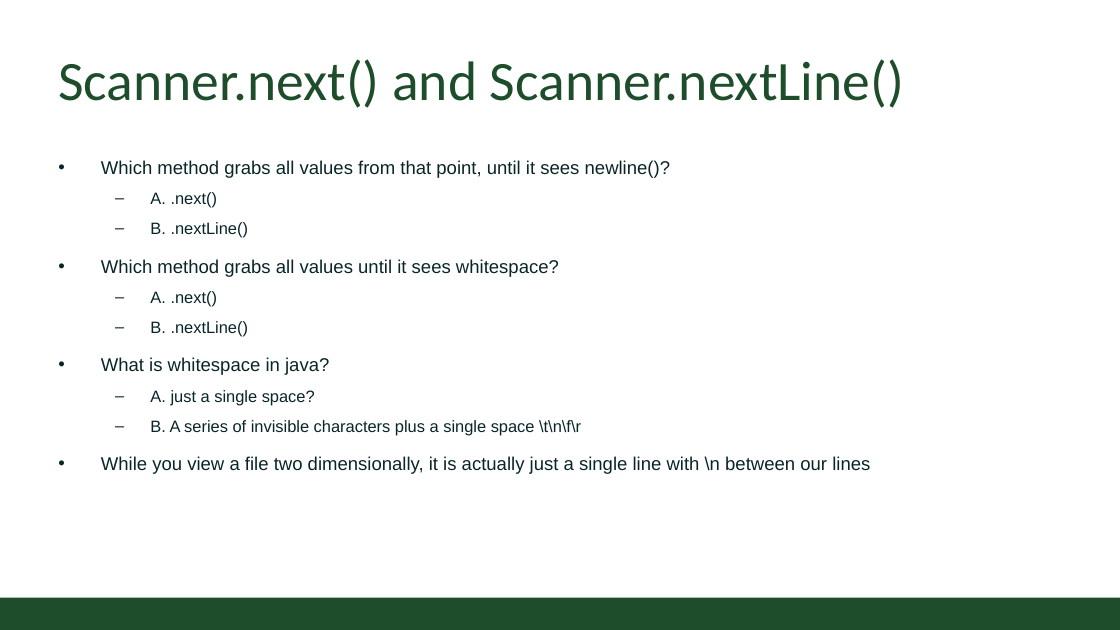
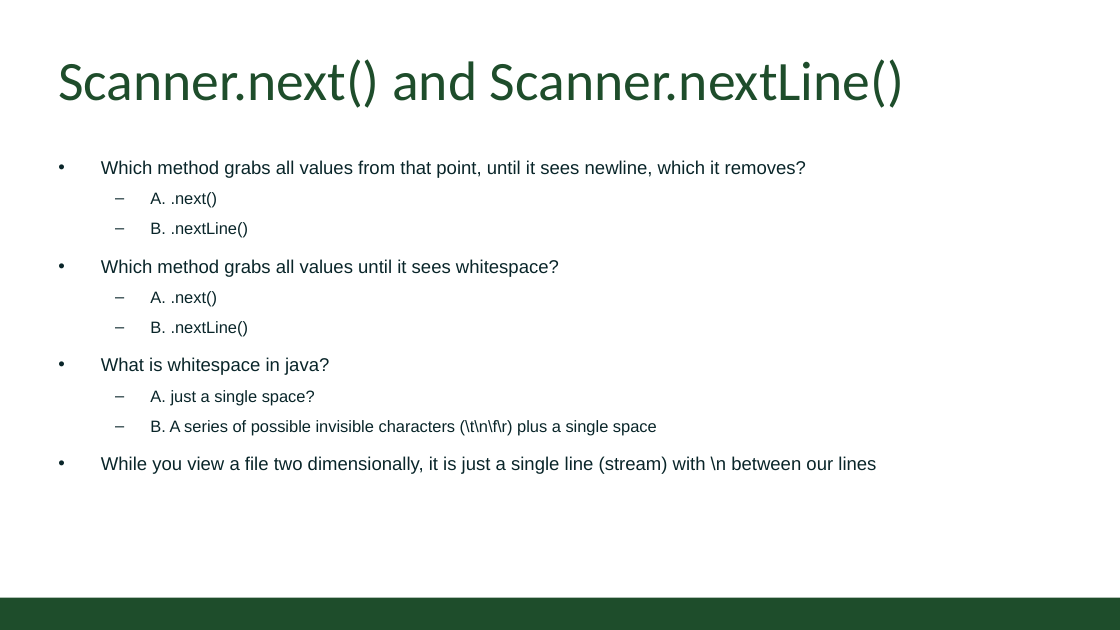
Before and after one commit to CSU-CompSci-CS163-4/Handouts, a slide deck: slide 9 of slides/On-Campus/ReviewSessionUnit2_2021.pptx. Drawn at 1120x630 pixels with LibreOffice and Linux fonts; fonts in the diff are those of the drawing; background and template pictures are left out. Boxes give left, top, right and bottom in pixels: in the first picture for what was removed or moved away, otherwise in the second. Text is boxed around its words. In the diff, an @@ line names an element or a change of style, - is before the commit and + after.

Commit message:
just updating minor changes from lecture

```diff
--- a/slides/On-Campus/ReviewSessionUnit2_2021.pptx
+++ b/slides/On-Campus/ReviewSessionUnit2_2021.pptx
@@ text at <box>101,160,806,178</box>: text changed @@
-• Which method grabs all values from that point, until it sees newline()?
+• Which method grabs all values from that point, until it sees newline, which it removes?
@@ text at <box>101,420,876,474</box>: text changed @@
-  – B. A series of invisible characters plus a single space \t\n\f\r
-• While you view a file two dimensionally, it is actually just a single line with \n between our lines
+  – B. A series of possible invisible characters (\t\n\f\r) plus a single space
+• While you view a file two dimensionally, it is just a single line (stream) with \n between our lines
```
Also in this commit, not shown: 2 slides added, 1 other file.
